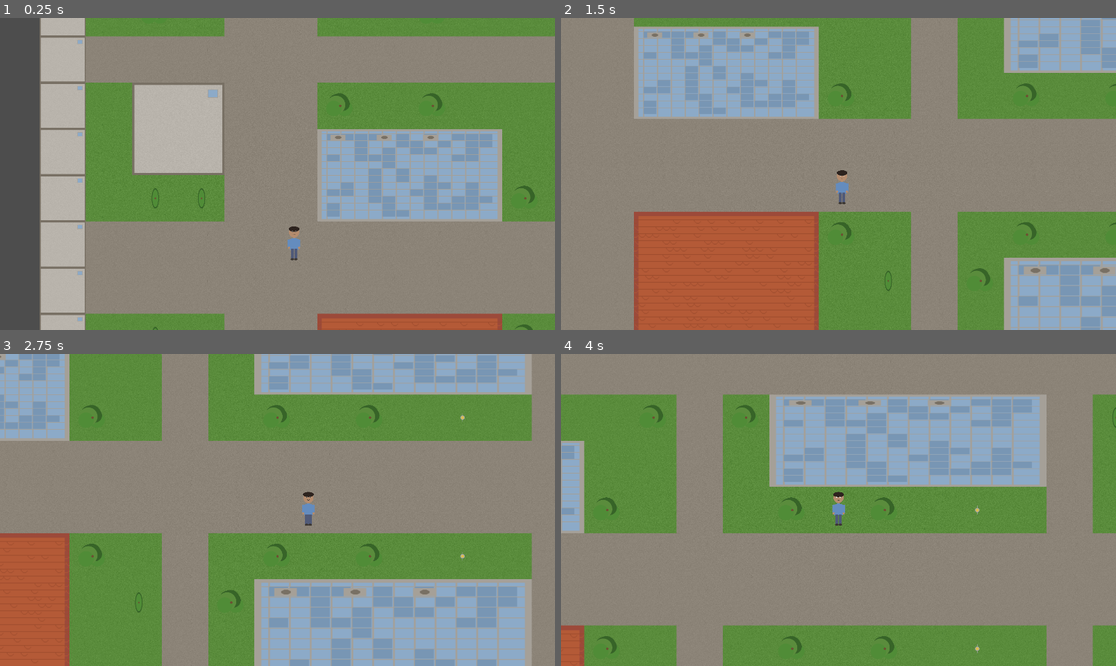
Above: before the commit, frames 1-4 (two rows, left to right).
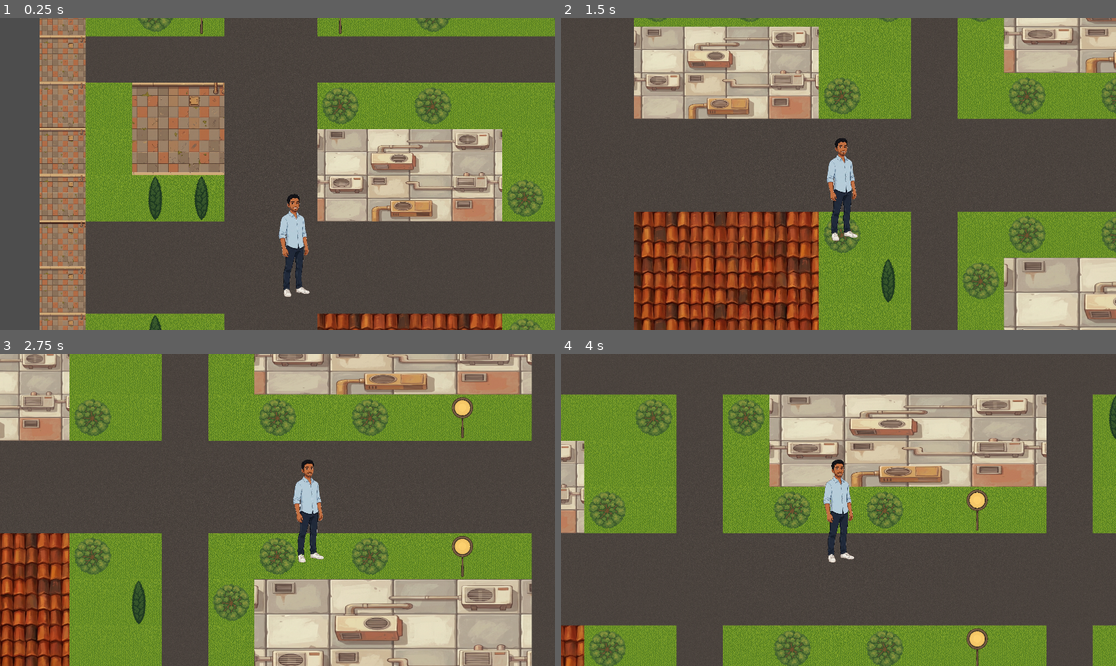
Above: after the commit, the same moments.

Repository: PranavBakre/startup-builder
Game: Godot game, scene res://scenes/world.tscn
Same seed, same stepped clock (60 frames per second), same inputs: the game is played once before the commit and once after it.
Inputs (mouse positions are in pixels of both pictures, inside the frame that each line leads up to):
- Up to frame 1 (0.25 s): no input
- Up to frame 2 (1.5 s): tap Enter (ui_accept) at 0.5, 0.77 s; move the mouse to (960, 158) at 0.52 s; hold Right (ui_right) 0.53-1.28 s; hold C (interact) 0.53-1.28 s; click (960, 158) at 0.67 s; move the mouse to (727, 189) at 1.27 s; hold Down (ui_down) from 1.28 s (still down); tap 0 at 1.35 s
- Up to frame 3 (2.75 s): tap Enter (ui_accept) at 1.52 s; move the mouse to (333, 441) at 2.02 s; release Down (ui_down) at 2.03 s; hold Right (ui_right) from 2.03 s (still down); hold C (interact) from 2.03 s (still down)
- Up to frame 4 (4 s): move the mouse to (810, 572) at 2.77 s; release Right (ui_right) at 2.78 s; release C (interact) at 2.78 s; hold Up (ui_up) 2.78-3.53 s; tap 0 at 2.85 s; click (810, 572) at 2.92 s; tap Enter (ui_accept) at 3.02, 3.77 s; move the mouse to (1005, 556) at 3.52 s; hold Left (ui_left) from 3.53 s (still down); hold C (interact) from 3.53 s (still down)

The runs differ from the first frame. In frame 1, 84% of the frame differs, in the area x 7-100%, y 0-100%; in frame 2, 87%; in frame 3, 86%; in frame 4, 88%, in the area x 0-100%, y 0-100%.

Commit message:
Replace procedural sprites with AI-generated illustrated assets
- 7 building roofs: illustrated top-down style (was photorealistic)
- 5 ground tiles: stylized painted textures
- 11 props: transparent bg, top-down perspective
- 6 characters: Ghibli-adjacent illustrated style, real transparency
- All assets 1024x1024 RGBA (was 320x320 procedural)
- player.tscn: removed explicit scale (dynamic scaling handles 1024px)

Diff:
--- a/game/scenes/player.tscn
+++ b/game/scenes/player.tscn
@@ -8,4 +8,3 @@
 
 [node name="Sprite2D" type="Sprite2D" parent="."]
 texture = ExtResource("1_player")
-scale = Vector2(1.0, 1.0)
Binary file changed: game/assets/characters/npc_alex.png
Binary file changed: game/assets/characters/npc_jordan.png
Binary file changed: game/assets/characters/npc_maya.png
Binary file changed: game/assets/characters/npc_priya.png
Binary file changed: game/assets/characters/npc_sam.png
Binary file changed: game/assets/characters/player.png
Binary file changed: game/assets/tiles/bench.png
Binary file changed: game/assets/tiles/bush.png
Binary file changed: game/assets/tiles/fence.png
Binary file changed: game/assets/tiles/flowers.png
Binary file changed: game/assets/tiles/fountain.png
Binary file changed: game/assets/tiles/ground.png
(and 17 more such lines)
